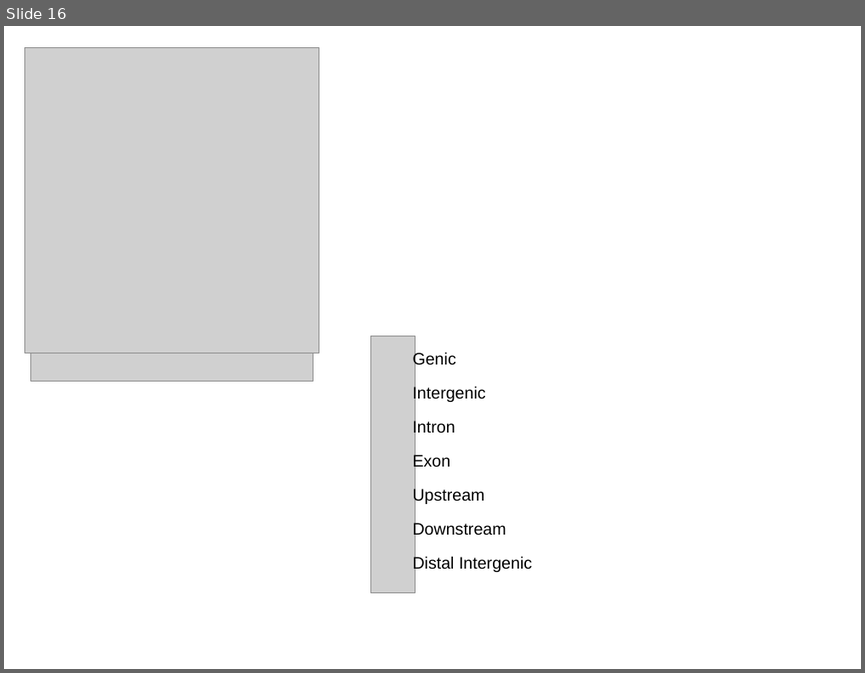
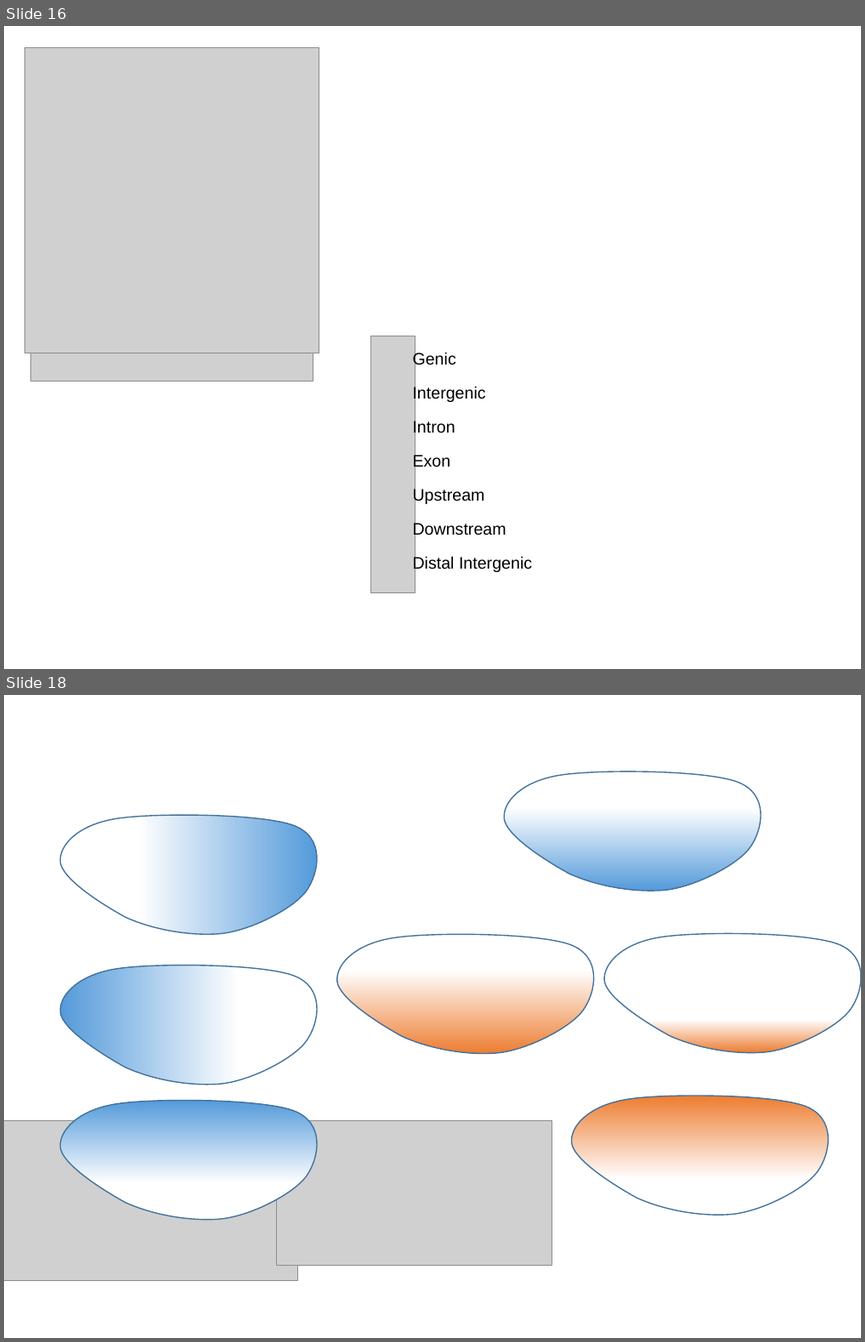
Before and after one commit to mdchambers/dissertation, a slide deck: presentations/defense_unused.pptx. Shown one above the other, each under a label of ours: slide 16 before the commit, slides 16 and 18 after it; the slides between them are not shown. The pictures are 865x673 and 865x1342 pixels, drawn with LibreOffice and Linux fonts; fonts in the diff are those of the drawing; grey boxes stand for pictures. Boxes give left, top, right and bottom in pixels: in the first picture for what was removed or moved away, otherwise in the second. Text is boxed around its words. In the diff, an @@ line names an element or a change of style, - is before the commit and + after.

```diff
--- a/presentations/defense_unused.pptx
+++ b/presentations/defense_unused.pptx
@@ slide 18 added at <box>4,695,861,1338</box>, background #FFFFFF @@
@@ freeform shape added at <box>504,771,760,891</box>, fill gradient #FFFFFF to #559BDB, outline #43739E 1 pt @@
@@ freeform shape added at <box>61,815,317,934</box>, fill gradient #FFFFFF to #559BDB, outline #43739E 1 pt @@
@@ freeform shape added at <box>337,934,594,1053</box>, fill gradient #FFFFFF to #ED7D31, outline #43739E 1 pt @@
@@ freeform shape added at <box>605,933,861,1052</box>, fill gradient #FFFFFF to #ED7D31, outline #43739E 1 pt @@
@@ freeform shape added at <box>61,965,317,1084</box>, fill gradient #FFFFFF to #559BDB, outline #43739E 1 pt @@
@@ freeform shape added at <box>61,1100,317,1219</box>, fill gradient #FFFFFF to #559BDB, outline #43739E 1 pt @@
@@ freeform shape added at <box>571,1095,828,1214</box>, fill gradient #FFFFFF to #ED7D31, outline #43739E 1 pt @@
@@ picture added at <box>4,1121,298,1280</box> @@
@@ picture added at <box>277,1121,552,1265</box> @@
```
Also in this commit, not shown: 3 other slides added, 2 other files.
